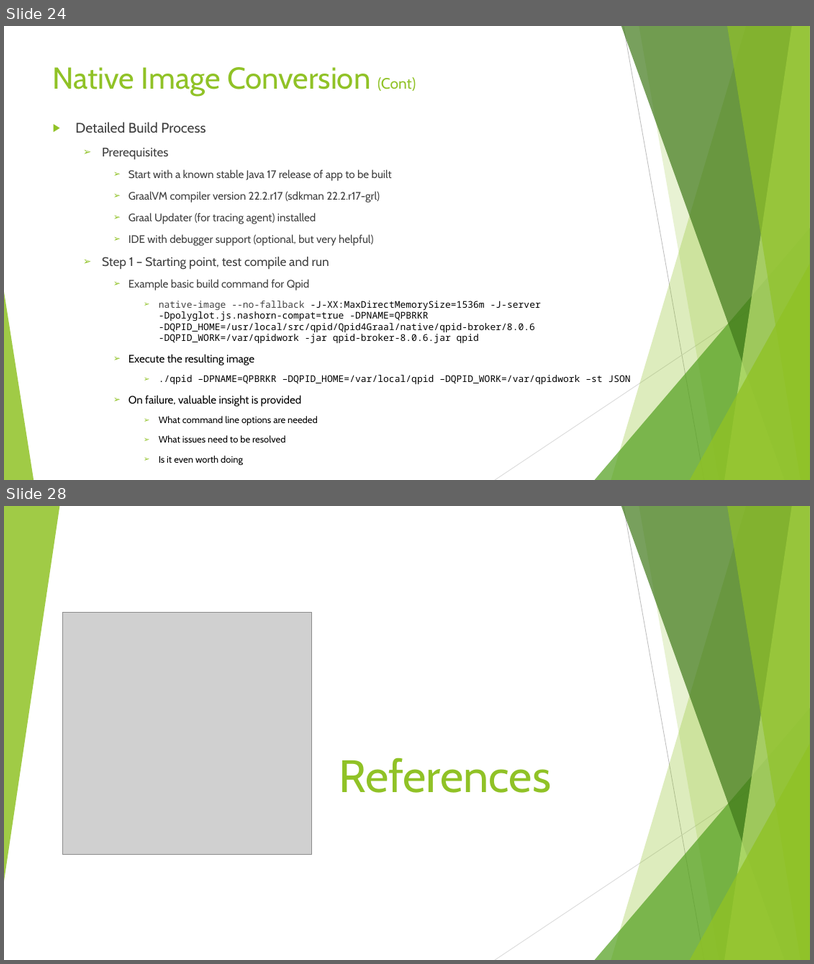
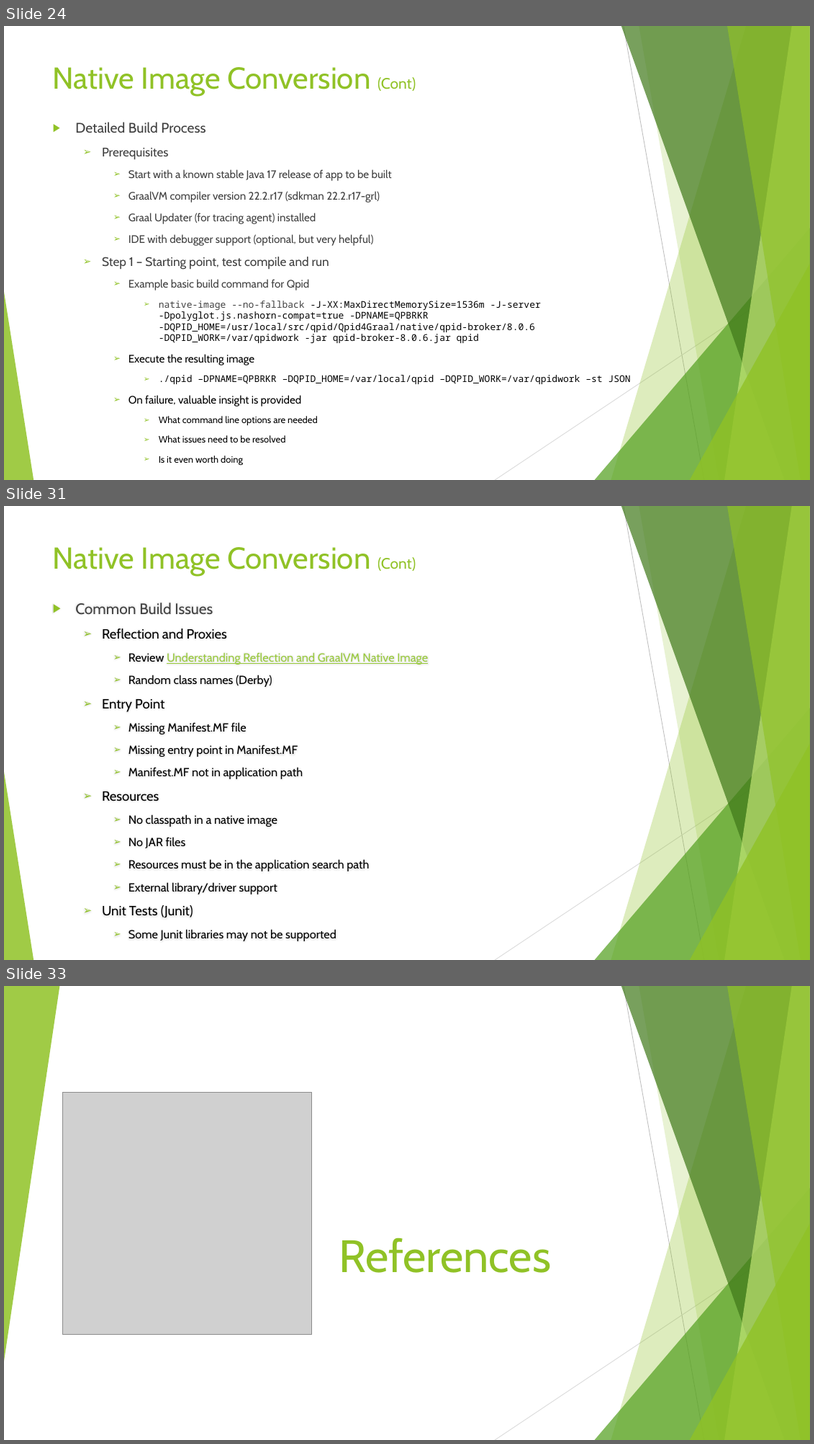
Before and after one commit to Rohan427/Qpid4Graal, a slide deck: doc/reference/GraalVm _Upgrade.pptx. Shown one above the other, each under a label of ours: slides 24 and 28 before the commit, slides 24, 31 and 33 after it; the slides between them are not shown. The pictures are 814x964 and 814x1444 pixels, drawn with LibreOffice and Linux fonts; fonts in the diff are those of the drawing; grey boxes stand for pictures. Boxes give left, top, right and bottom in pixels: in the first picture for what was removed or moved away, otherwise in the second. Text is boxed around its words. In the diff, an @@ line names an element or a change of style, - is before the commit and + after.

Commit message:
GraalVM Upgrade PPT RC1

```diff
--- a/doc/reference/GraalVm _Upgrade.pptx
+++ b/doc/reference/GraalVm _Upgrade.pptx
@@ slide 31 added at (4,506,810,960), background #FFFFFF; not listed: 10 template elements that a slide beside it also shows @@
@@ title added at (53,547,416,576), 36 pt, text #90C226 @@
+Native Image Conversion (Cont)
@@ text added at (75,602,428,941), 14 pt, text #000000 @@
+▶ Common Build Issues
+  ➢ Reflection and Proxies
+    ➢ Review Understanding Reflection and GraalVM Native Image
+    ➢ Random class names (Derby)
+  ➢ Entry Point
+    ➢ Missing Manifest.MF file
+    ➢ Missing entry point in Manifest.MF
+    ➢ Manifest.MF not in application path
+  ➢ Resources
+    ➢ No classpath in a native image
+    ➢ No JAR files
+    ➢ Resources must be in the application search path
+    ➢ External library/driver support
+  ➢ Unit Tests (Junit)
+    ➢ Some Junit libraries may not be supported
@@ what was slide 28 is now slide 33 @@
```
Also in this commit, not shown: 7 slides changed, 4 other slides added.
